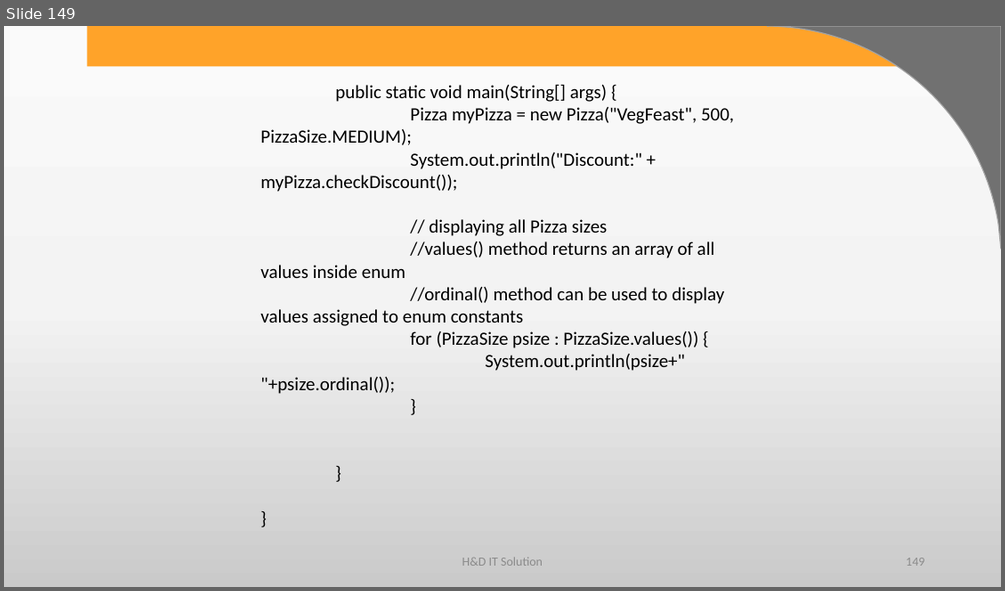
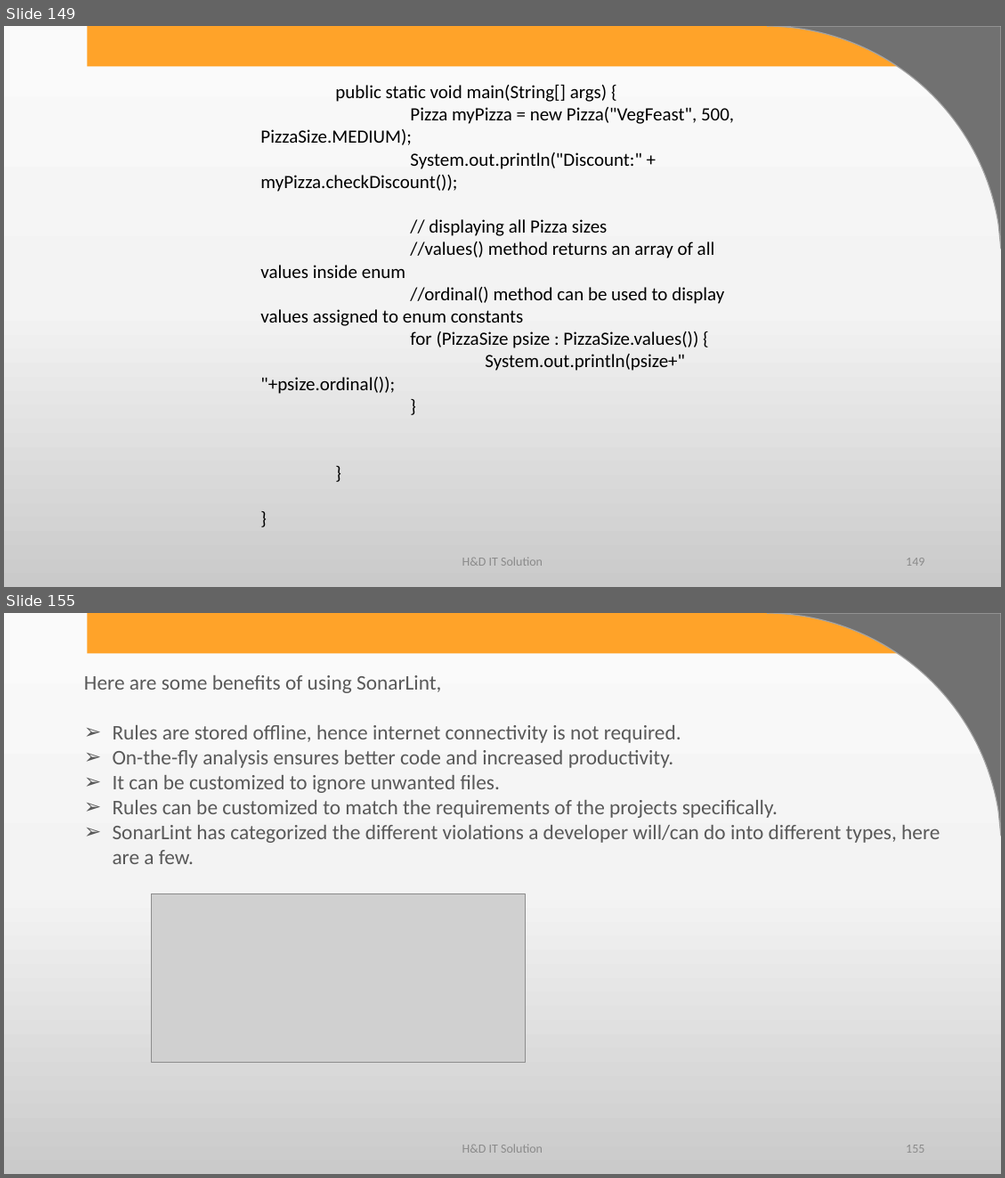
Before and after one commit to harshadasawant/infinite_code, a slide deck: ppt/JAVA syllabus.pptx. Shown one above the other, each under a label of ours: slide 149 before the commit, slides 149 and 155 after it; the slides between them are not shown. The pictures are 1005x591 and 1005x1178 pixels, drawn with LibreOffice and Linux fonts; fonts in the diff are those of the drawing; grey boxes stand for pictures; background and template pictures are left out. Boxes give left, top, right and bottom in pixels: in the first picture for what was removed or moved away, otherwise in the second. Text is boxed around its words. In the diff, an @@ line names an element or a change of style, - is before the commit and + after.

```diff
--- a/ppt/JAVA syllabus.pptx
+++ b/ppt/JAVA syllabus.pptx
@@ slide 155 added at (4, 613, 1001, 1174), background gradient #FBFBFB to #F4F4F4 to #CBCBCB; not listed: 2 template elements that a slide beside it also shows @@
@@ text added at (84, 675, 939, 864), 20 pt, text #595959 @@
+Here are some benefits of using SonarLint,
+➢ Rules are stored offline, hence internet connectivity is not required.
+➢ On-the-fly analysis ensures better code and increased productivity.
+➢ It can be customized to ignore unwanted files.
+➢ Rules can be customized to match the requirements of the projects specifically.
+➢ SonarLint has categorized the different violations a developer will/can do into different types, here are a few.
@@ picture added at (152, 893, 526, 1062) @@
@@ text added at (462, 1143, 542, 1152), 12 pt, text #8C8C8C @@
+H&D IT Solution
@@ page number added at (906, 1144, 924, 1152), 12 pt, text #8C8C8C @@
+155
```
Also in this commit, not shown: 4 slides changed, 129 other slides added, 2 other files.
